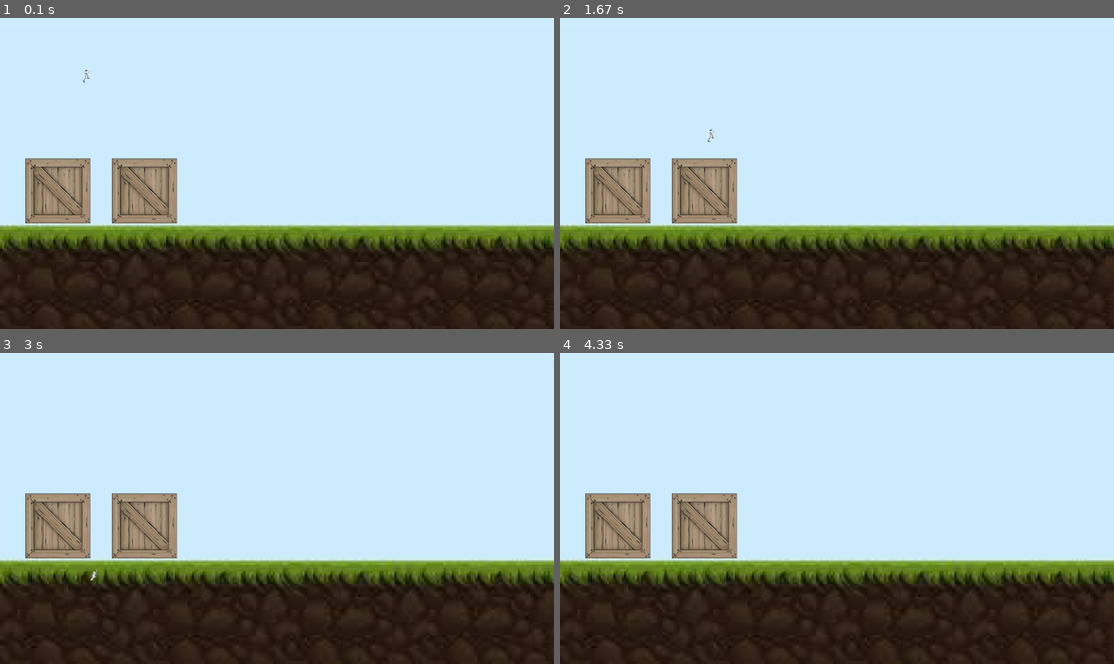
Above: before the commit, frames 1-4 (two rows, left to right).
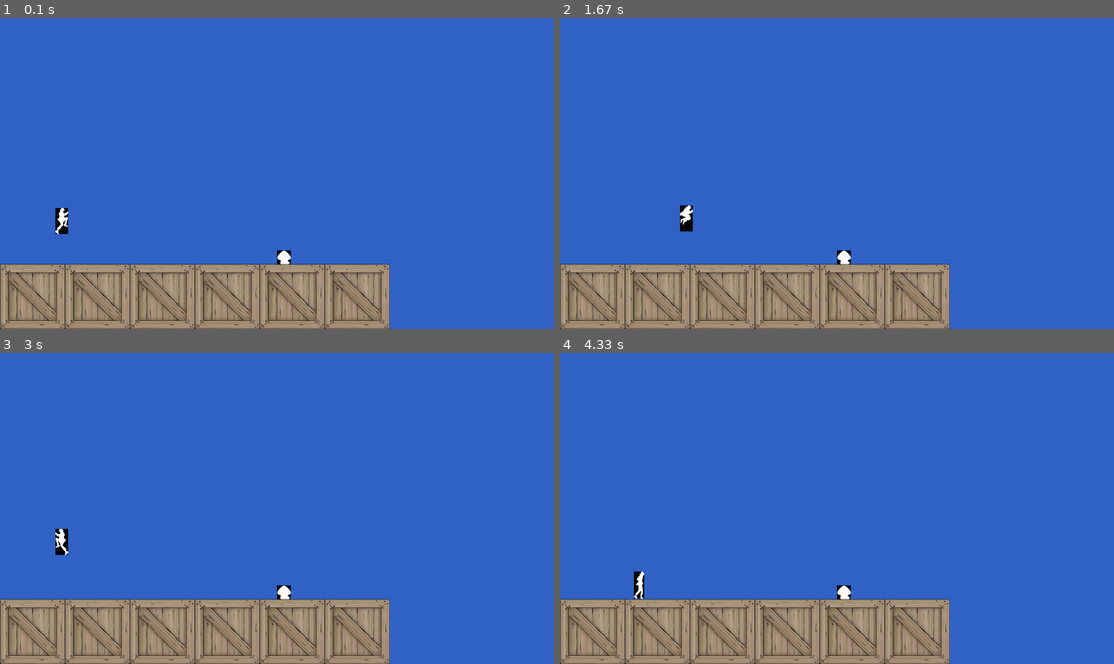
Above: after the commit, the same moments.

Repository: Vandersonhf/TAC2
Game: pygame game, started from main.py
Same seed, same stepped clock (60 frames per second), same inputs: the game is played once before the commit and once after it.
Inputs:
- Up to frame 1 (0.1 s): no input
- Up to frame 2 (1.67 s): hold Right 0.33-0.8 s; hold Up 0.83-1.13 s; hold Right 1.17-1.63 s
- Up to frame 3 (3 s): hold Left 1.67-2.2 s; hold Left 2.23-2.63 s; hold Up from 2.67 s (still down)
- Up to frame 4 (4.33 s): release Up at 3.03 s; hold Right 3.07-3.7 s; hold Left 3.73-4.2 s; hold Right from 4.23 s (still down)

The runs differ from the first frame. In frame 1, 100% of the frame differs, in the area x 0-100%, y 0-100%; in frame 2, 100%; in frame 3, 100%; in frame 4, 100%.

Commit message:
Mask_sprites

Diff:
--- a/Jackson/Enemy.py
+++ b/Jackson/Enemy.py
@@ -0,0 +1,6 @@
+from .Sprite import Sprite
+from .Game import settings
+
+class Enemy1(Sprite):
+    def __init__(self, startx, starty):
+        super().__init__(settings.enemy1[0], settings.enemy1_masks[0], startx, starty)
--- a/Jackson/Game.py
+++ b/Jackson/Game.py
@@ -2,26 +2,35 @@
 from .Settings import *
 from .Player import Player
 from .Objects import Box
+from .Enemy import Enemy1
 
 class Jackson():
-    def play(self):
-        settings = Settings()
-        settings.setup()
-        player = Player(300, 200)
+    def play(self, debug:bool):
+        settings.setup(debug)
+        player = Player(WIDTH*0.1, HEIGHT*0.7)
 
         boxes = pygame.sprite.Group()
+        box = Box(0, HEIGHT)
+        boxes.add(box)
+        for i in range(6):
+            box = Box(box.size[0]*i, HEIGHT)
+            boxes.add(box)
 
-        boxes.add(Box(200, 600))
-        boxes.add(Box(500, 600))
+        enemies = pygame.sprite.Group()
+        enemies.add(Enemy1(WIDTH*0.5,HEIGHT-box.size[1]))
 
         while True:
             pygame.event.pump()
-            player.update(boxes)
+            player.update(boxes, enemies)
 
             # Draw loop
-            settings.screen.blit(settings.imagemFundo, (0, 0))
+            #settings.screen.blit(settings.imagemFundo, (0, 0))
+            settings.screen.fill(BACKGROUND)
             player.draw(settings.screen)
             boxes.draw(settings.screen)
+            #enemies.draw(settings.screen)
+            for enemy in enemies:
+                enemy.draw(settings.screen)
 
             pygame.display.flip()
             settings.clock.tick(60)
--- a/Jackson/Objects.py
+++ b/Jackson/Objects.py
@@ -1,5 +1,6 @@
 from .Sprite import Sprite
+from .Game import settings
 
 class Box(Sprite):
     def __init__(self, startx, starty):
-        super().__init__("Jackson/images/box.jpg", startx, starty)
+        super().__init__(settings.box, settings.box_mask, startx, starty)
--- a/Jackson/Player.py
+++ b/Jackson/Player.py
@@ -1,17 +1,32 @@
 import pygame, numpy
 from .Sprite import Sprite
 from pygame.locals import *
-from .Settings import *
+from .Game import settings
 import sys
 
 class Player(Sprite):
     def __init__(self, startx, starty):
-        super().__init__("Jackson/images/p1_front.png", startx, starty)
+        super().__init__(settings.player_stand[0], settings.player_stand_masks[0], startx, starty)
         self.stand_image = self.image
-        self.jump_image = pygame.image.load("Jackson/images/p1_jump.png")
 
-        self.walk_cycle = [pygame.image.load(f"Jackson/images/p1_walk{i:0>2}.png") for i in range(1,19)]
-        self.animation_index = 0
+        # jump
+        self.jump_cycle = settings.player_jump
+        self.jump_cycle_masks = settings.player_jump_masks
+        self.jump_cycle_flip = settings.player_jump_flip
+        self.jump_cycle_flip_masks = settings.player_jump_flip_masks
+
+        #stand
+        self.stand_cycle = settings.player_stand
+        self.stand_cycle_masks = settings.player_stand_masks
+        self.stand_cycle_flip = settings.player_stand_flip
+        self.stand_cycle_flip_masks = settings.player_stand_flip_masks
+
+        #walk
+        self.walk_cycle = settings.player_walk
+        self.walk_cycle_masks = settings.player_walk_masks
+        self.walk_cycle_flip = settings.player_walk_flip
+        self.walk_cycle_flip_masks = settings.player_walk_flip_masks
+
         self.facing_left = False
 
         self.speed = 4
@@ -19,31 +34,53 @@
         self.vsp = 0
         self.gravity = 2.8
         self.min_jumpspeed = 3
-        self.delay = 0
+        self.walk_delay = 7
+        self.jump_delay = 40
+        self.stand_delay = 10
+        self.idle = 200
+        self.count_idle = 0
         self.prev_key = pygame.key.get_pressed()
 
-    def walk_animation(self):
-        self.image = self.walk_cycle[self.animation_index]
-        if self.facing_left:
-            self.image = pygame.transform.flip(self.image, True, False)
+    def update(self, boxes, enemies):
+        self.hsp = 0
+        onground = self.check_collision(0, 1, boxes)
+        self.check_keys(onground)
 
-        if self.animation_index < len(self.walk_cycle)-1:
-            self.delay += 1
-            if self.delay > move_delay:
-                self.animation_index += 1
-                self.delay = 0
-        else:
-            self.animation_index = 0
+        # gravity
+        if self.vsp < 10 and not onground:  # 9.8 rounded up
+            if self.facing_left:
+                self.animation(self.jump_cycle_flip, self.jump_cycle_flip_masks,
+                               self.jump_delay, 'jump')
+            else:
+                self.animation(self.jump_cycle, self.jump_cycle_masks,
+                               self.jump_delay, 'jump')
+            self.walk_count += 1
+            if self.walk_count > self.walk_delay:
+                self.vsp += self.gravity
+                self.walk_count = 0
+
+        if onground and self.vsp > 0:
+            self.vsp = 0
+
+        # movement
+        self.move(self.hsp, self.vsp, boxes)
+
+        #collide enemy
+        self.collide_enemy(enemies)
 
 
-    def jump_animation(self):
-        self.image = self.jump_image
-        if self.facing_left:
-            self.image = pygame.transform.flip(self.image, True, False)
+    def collide_enemy(self, enemies:pygame.sprite.Group):
+        #collide = False
+        for enemy in enemies:
+            if self.rect.colliderect(enemy.rect):
+                offset = (enemy.rect.x - self.rect.x, enemy.rect.y - self.rect.y)
+                collide = self.mask.overlap(enemy.mask, offset)
+                if collide:
+                    enemy.kill()
+        #return collide
 
-    def update(self, boxes):
-        hsp = 0
-        onground = self.check_collision(0, 1, boxes)
+
+    def check_keys(self, onground):
         # check keys
         key = pygame.key.get_pressed()
         # if user clicks on cross button, close the game
@@ -52,56 +89,51 @@
                                         event.key == K_ESCAPE):
                 pygame.quit()
                 sys.exit()
-
         if key[pygame.K_LEFT]:
             self.facing_left = True
+            self.count_idle = 0
             if onground:
-                self.walk_animation()
-            hsp = -self.speed
+                self.animation(self.walk_cycle_flip, self.walk_cycle_flip_masks,
+                               self.walk_delay, 'walk')
+            self.hsp = -self.speed
         elif key[pygame.K_RIGHT]:
             self.facing_left = False
+            self.count_idle = 0
             if onground:
-                self.walk_animation()
-            hsp = self.speed
+                self.animation(self.walk_cycle, self.walk_cycle_masks,self.walk_delay, 'walk')
+            self.hsp = self.speed
         else:
             self.image = self.stand_image
+            self.mask = settings.player_stand_masks[0]
+            self.count_idle += 1
+            if self.count_idle > self.idle:
+                #correct sprite position
+                #self.rect.bottomleft = settings.player_stand[0].get_rect().bottomleft
+                if self.facing_left:
+                    self.animation(self.stand_cycle_flip, self.stand_cycle_flip_masks, self.stand_delay)
+                else:
+                    self.animation(self.stand_cycle, self.stand_cycle_masks,self.stand_delay)
 
         if key[pygame.K_UP] and onground:
+            self.count_idle = 0
             self.vsp = -self.jumpspeed
 
         # variable height jumping
         if self.prev_key[pygame.K_UP] and not key[pygame.K_UP]:
             if self.vsp < -self.min_jumpspeed:
                 self.vsp = -self.min_jumpspeed
-
         self.prev_key = key
 
-        # gravity
-        if self.vsp < 10 and not onground:  # 9.8 rounded up
-            self.jump_animation()
-            self.delay += 1
-            if self.delay > move_delay:
-                self.vsp += self.gravity
-                self.delay = 0
-            #self.vsp += self.gravity
-
-        if onground and self.vsp > 0:
-            self.vsp = 0
-
-        # movement
-        self.move(hsp, self.vsp, boxes)
 
     def move(self, x, y, boxes):
         dx = x
         dy = y
-
         while self.check_collision(0, dy, boxes):
             dy -= numpy.sign(dy)
-
         while self.check_collision(dx, dy, boxes):
             dx -= numpy.sign(dx)
+        self.rect.move_ip([dx, dy])
 
-        self.rect.move_ip([dx, dy])
 
     def check_collision(self, x, y, grounds):
         self.rect.move_ip([x, y])
--- a/Jackson/Settings.py
+++ b/Jackson/Settings.py
@@ -2,11 +2,7 @@
 
 WIDTH = 1920
 HEIGHT = 1080
-#BACKGROUND = (0, 0, 0)
-#background_image = 'images/cenario.jpg'
-#game_images = {}
-move_delay = 7
-
+BACKGROUND = (50, 100, 200)
 
 # Definindo as cores
 PRETO = (0, 0, 0)
@@ -18,30 +14,104 @@
 CORTEXTO = (255, 255, 255) # cor do texto (branca)
 
 class Settings:
-    def setup(self):
+    '''Configure initial settings for Jackson'''
+    def setup(self, debug:bool):
+        self.debug = debug
         pygame.init()
         self.screen = pygame.display.set_mode((WIDTH, HEIGHT))
         pygame.display.toggle_fullscreen()
         self.clock = pygame.time.Clock()
 
-        # Ocultando o cursor e redimensionando a imagem de fundo.
+        # Ocultando o cursor
         pygame.mouse.set_visible(False)
 
+        # Configurando a fonte.
+        self.fonte = pygame.font.Font(None, 48)
+
+        #game globals
+
+        #load resources
+        self.load_images()
+        self.load_sounds()
+
+
+    def load_images(self):
         # carregando imagens
-        imagemFundo = pygame.image.load('Jackson/images/cenario.jpg')
+        imagemFundo = pygame.image.load('Jackson/images/cenario.jpg').convert_alpha()
         self.imagemFundo = pygame.transform.scale(imagemFundo,(WIDTH, HEIGHT))
+
+        self.box = pygame.image.load('Jackson/images/box.jpg').convert_alpha()
+        self.box_mask = pygame.mask.from_surface(self.box)
+
+        enemy_all = pygame.image.load('Jackson/images/mobs-cutout.png').convert_alpha()
+        left = [238]
+        top = [186]
+        w = [16]
+        h = [16]
+        self.enemy1, self.enemy1_masks = self.cut_sub_surface(enemy_all, left, top, w, h, 3)
+
+        player_all = pygame.image.load('Jackson/images/sprites1.png').convert_alpha()
+        # walk animation - load them all just once before execution
+        left = [58,73,92,107,128,147,162,180,199,215,230,251]
+        top = [1] * len(left)
+        w = [14,18,14,20,17,14,17,18,15,14,20,17]
+        h = [47] * len(w)
+        self.player_walk, self.player_walk_masks = self.cut_sub_surface(player_all, left, top, w, h, 2)
+        self.player_walk_flip, self.player_walk_flip_masks = self.get_flipped(self.player_walk)
+
+        #jump animation
+        left = [58,83,106]
+        top = [98] * len(left)
+        w = [22,22,20]
+        h = [45] * len(w)
+        self.player_jump, self.player_jump_masks = self.cut_sub_surface(player_all, left, top, w, h, 2)
+        self.player_jump_flip, self.player_jump_flip_masks = self.get_flipped(self.player_jump)
+
+        #stand animation
+        left = [19,86,106,124,141,163,181]
+        top = [334,154,151,152,152,153,144]
+        w = [15,19,17,16,18,17,25]
+        h = [48,44,47,46,46,45,54]
+        self.player_stand, self.player_stand_masks = self.cut_sub_surface(player_all, left, top, w, h, 2)
+        self.player_stand_flip, self.player_stand_flip_masks = self.get_flipped(self.player_stand)
 
         #imagemRaio = pygame.image.load('raio.png')
         #imagemRaio = pygame.transform.rotate(imagemRaio,90)
         #imagemRaio = pygame.transform.scale(imagemRaio,(50,10))
 
 
-        # Configurando a fonte.
-        self.fonte = pygame.font.Font(None, 48)
-
-        # configurando o som
+    def load_sounds(self):
+         # configurando o som
         self.somRaio = pygame.mixer.Sound('Jackson/sound/laser1.mp3')
         self.somRaio.set_volume(0.2)
         pygame.mixer.music.load('Jackson/sound/simplicity.ogg')
         #pygame.mixer.music.play(-1, 0.0)
         self.somAtivado = True
+
+
+    def get_flipped(self, surfaces:list):
+        list = []
+        mask_list = []
+        for image in surfaces:
+            surf = pygame.transform.flip(image, True, False)
+            list.append(surf)
+            mask = pygame.mask.from_surface(surf)
+            mask_list.append(mask)
+        return list, mask_list
+
+    def cut_sub_surface(self, surface:pygame.Surface, left, top, w, h, scale):
+        list = []
+        mask_list = []
+        if not (len(left) == len(top) == len(w) == len(h)):
+            if self.debug: print('Subsurface empty list!!!')
+            return list
+        for i in range(len(left)):
+            surf = surface.subsurface((left[i],top[i]),(w[i],h[i]))
+            surf = pygame.transform.rotozoom(surf,0,scale)
+            list.append(surf)
+            mask = pygame.mask.from_surface(surf)
+            mask_list.append(mask)
+        return list, mask_list
+
+
+settings = Settings()
--- a/Jackson/Sprite.py
+++ b/Jackson/Sprite.py
@@ -1,16 +1,29 @@
 import pygame
+from .Game import settings
 
 class Sprite(pygame.sprite.Sprite):
-    def __init__(self, image, startx, starty):
+    def __init__(self, image:pygame.Surface, mask:pygame.Mask, startx:int, starty:int):
+        '''General sprite for all objects
+            Starting image and position x,y
+        '''
         super().__init__()
 
-        self.image = pygame.image.load(image)
+        self.image:pygame.Surface = image
+        self.mask:pygame.Mask = mask
          # return a width and height of an image
         self.size = self.image.get_size()
         #self.image.set_colorkey((255,255,255))
 
         self.rect = self.image.get_rect()
-        self.rect.center = [startx, starty]
+        self.rect.bottomleft = [startx, starty]
+
+        self.walk_animation_index = 0
+        self.jump_animation_index = 0
+        self.stand_animation_index = 0
+
+        self.walk_count = 0
+        self.jump_count = 0
+        self.stand_count = 0
 
     def update(self):
         pass
@@ -18,3 +31,42 @@
     def draw(self, screen):
         # draw bigger image to screen at x,y position
         screen.blit(self.image, self.rect)
+
+        #mask debug
+        if settings.debug: screen.blit(self.mask.to_surface(), self.rect)
+
+    def animation(self, images:list, masks:list, delay:int, type='stand'):
+        '''Enter with surface list and its masks
+        plus max delay to change surface and type:
+        "stand" or "jump" or "walk"
+        '''
+        if type == 'stand':
+             index = self.stand_animation_index
+             counter = self.stand_count
+        if type == 'jump':
+             index = self.jump_animation_index
+             counter = self.jump_count
+        if type == 'walk':
+             index = self.walk_animation_index
+             counter = self.walk_count
+
+        # change img and mask after delay
+        self.image = images[index]
+        self.mask = masks[index]
+        if index < len(images)-1:
+            counter += 1
+            if counter > delay:
+                index += 1
+                counter = 0
+        else:
+           index = 0
+
+        if type == 'stand':
+             self.stand_animation_index = index
+             self.stand_count = counter
+        if type == 'jump':
+             self.jump_animation_index = index
+             self.jump_count = counter
+        if type == 'walk':
+             self.walk_animation_index = index
+             self.walk_count = counter
--- a/Jackson/__init__.py
+++ b/Jackson/__init__.py
@@ -1,4 +1,4 @@
 from Jackson.Game import Jackson
 
-def run():
-    Jackson().play()
+def run(debug=False):
+    Jackson().play(debug)
--- a/main.py
+++ b/main.py
@@ -4,4 +4,5 @@
     """
     RUN
     """
-    Jackson.run()
+    #Jackson.run()
+    Jackson.run(debug=True)
Binary file added: Jackson/images/bg-1-1-cutout.png
Binary file added: Jackson/images/bg-1-1.png
Binary file added: Jackson/images/bg-clouds.png
Binary file added: Jackson/images/bg-mountains.png
Binary file added: Jackson/images/bg-trees-cutout.png
Binary file added: Jackson/images/bg-trees.png
Binary file added: Jackson/images/blocks.png
Binary file added: Jackson/images/enemies.png
Binary file added: Jackson/images/items-objects.png
Binary file added: Jackson/images/mobs-cutout.png
Binary file added: Jackson/images/mobs.png
Renamed: Examples/2D/plataforma_jackson/p1_front.png -> Jackson/images/old/p1_front.png
(and 23 more such lines)
